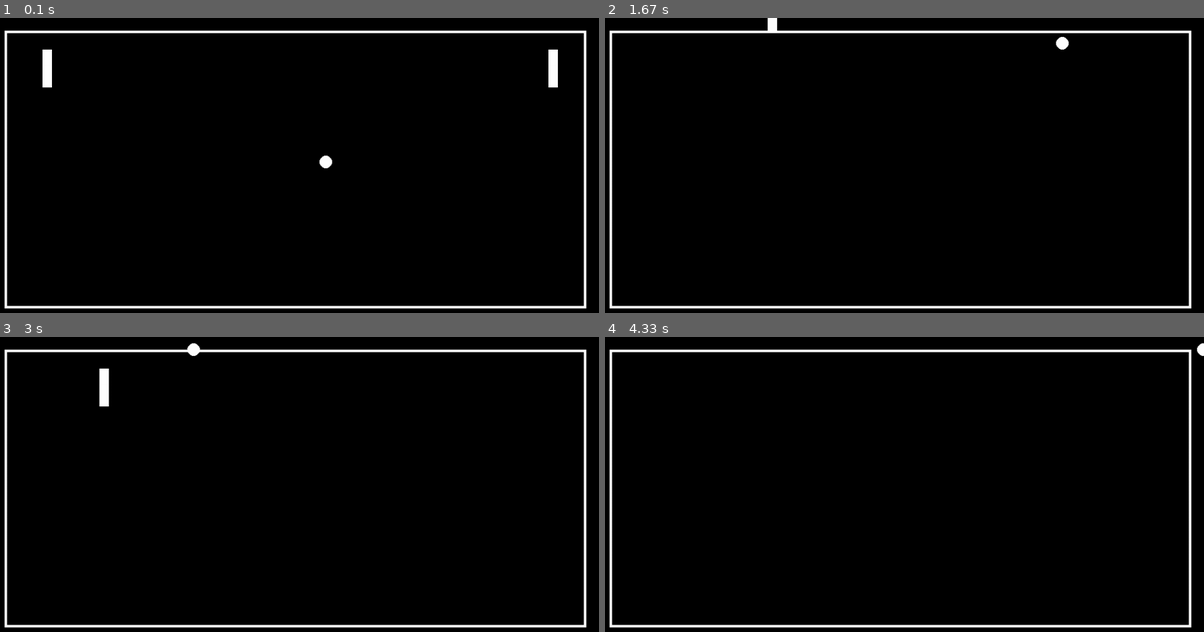
Above: before the commit, frames 1-4 (two rows, left to right).
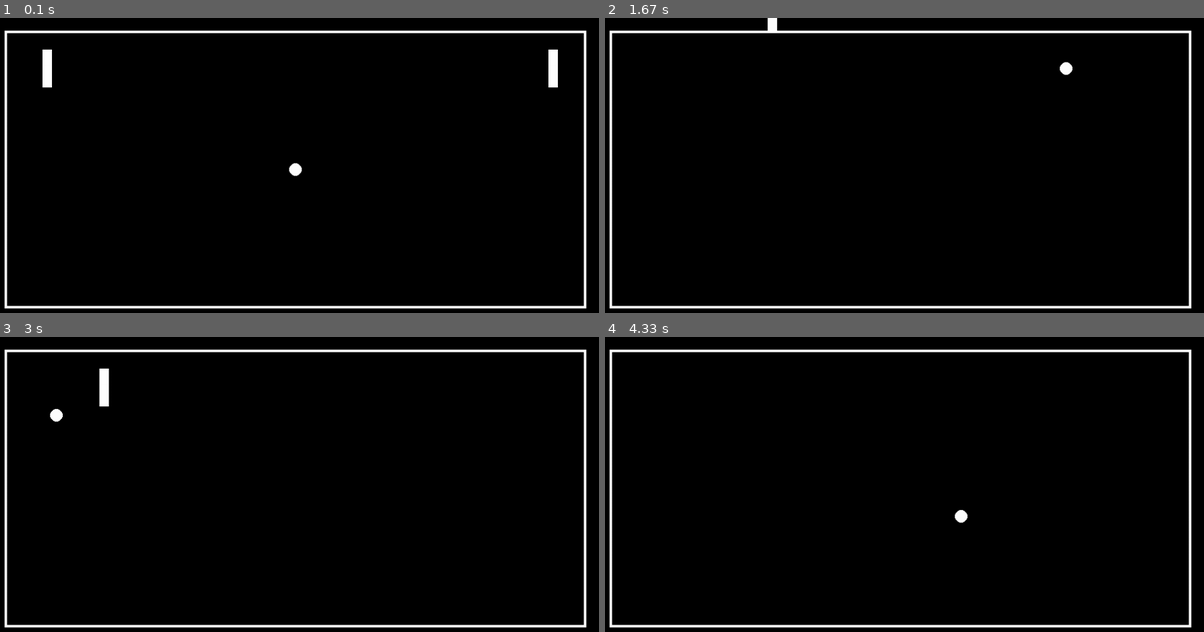
Above: after the commit, the same moments.

Repository: K-M-Shehan/pygame-brewery
Game: pygame game, started from pong.py
Two runs of this game, one before a commit and one after it. Both use one fixed random seed, a clock stepped at 60 frames per second and the inputs below.
Inputs:
- Up to frame 1 (0.1 s): no input
- Up to frame 2 (1.67 s): tap Space at 0.33, 0.73, 1.03, 1.23, 1.57 s; hold Right 0.67-1.13 s; hold D 0.67-1.13 s; hold Up 1.17-1.47 s; hold W 1.17-1.47 s; hold Right from 1.5 s (still down); hold D from 1.5 s (still down)
- Up to frame 3 (3 s): tap Space at 1.87, 2.07, 2.37, 2.63, 2.97 s; release Right at 1.97 s; release D at 1.97 s; hold Left 2-2.53 s; hold A 2-2.53 s; hold Down 2.57-2.87 s; hold S 2.57-2.87 s; hold Left from 2.9 s (still down); hold A from 2.9 s (still down)
- Up to frame 4 (4.33 s): tap Space at 3.27, 3.4, 3.8, 4.1 s; release Left at 3.3 s; release A at 3.3 s; hold Up 3.33-3.7 s; hold W 3.33-3.7 s; hold Right from 3.73 s (still down); hold D from 3.73 s (still down)

The runs differ from the first frame. In frame 1, 0.2% of the frame differs, in the area x 48-56%, y 46-54%; in frame 2, 0.2%; in frame 3, 0.1%; in frame 4, 0.1%.

Commit message:
added collision for the box
big victory today: removed the box and added 4 lines to form a box then added collision for each line and now the thing works!

Diff:
--- a/pong.py
+++ b/pong.py
@@ -12,14 +12,25 @@
 right_pong_pos = pygame.Vector2(880, 50)
 ball_pos = pygame.Vector2(480, 240)
 
+box_up_pos = pygame.Vector2(20, 20)
+box_down_pos = pygame.Vector2(20, 456)
+box_right_pos = pygame.Vector2(936, 20)
+
 ball_velocity = pygame.Vector2(8, -2)
 
-box_rect = pygame.Rect(20, 20, 920, 440)
+#box_rect = pygame.Rect(20, 20, 920, 440)
+
+box_up_rect = pygame.Rect(box_up_pos, (920, 4))
+box_down_rect = pygame.Rect(box_down_pos, (920, 4))
+box_left_rect = pygame.Rect(box_up_pos, (4, 440))
+box_right_rect = pygame.Rect(box_right_pos, (4, 440))
 
 left_pong_rect = pygame.Rect(left_pong_pos, (15, 60))
 right_pong_rect = pygame.Rect(right_pong_pos, (15, 60))
 
 ball_rect = pygame.Rect(ball_pos, (10, 10))
+
+start_flag= False;
 
 while True:
     for event in pygame.event.get():
@@ -45,19 +56,42 @@
         right_pong_pos.x -= 5
     if keys[pygame.K_RIGHT]:
         right_pong_pos.x += 5
+    if keys[pygame.K_SPACE]:
+        start_flag = True
 
     ## ball movement
-    ball_pos += ball_velocity
+    if start_flag == True:
+        ball_pos += ball_velocity
 
-    if ball_rect.top <= box_rect.top:
+    #if ball_rect.top <= box_rect.top:
+    #    ball_velocity.y *= -1
+    #    ball_rect.top = box_rect.top
+    #    ball_pos.y = ball_rect.top
+
+    #if ball_rect.bottom >= box_rect.bottom:
+    #    ball_velocity.y *= -1
+    #    ball_rect.bottom = box_rect.bottom
+    #    ball_pos.y = ball_rect.top
+
+    if ball_rect.colliderect(box_up_rect):
         ball_velocity.y *= -1
-        ball_rect.top = box_rect.top
+        ball_rect.top = box_up_rect.bottom
         ball_pos.y = ball_rect.top
 
-    if ball_rect.bottom >= box_rect.bottom:
+    if ball_rect.colliderect(box_down_rect):
         ball_velocity.y *= -1
-        ball_rect.bottom = box_rect.bottom
+        ball_rect.bottom = box_down_rect.top
         ball_pos.y = ball_rect.top
+
+    if ball_rect.colliderect(box_right_rect):
+        ball_velocity.x *= -1
+        ball_rect.right = box_right_rect.left
+        ball_pos.x = ball_rect.left
+
+    if ball_rect.colliderect(box_left_rect):
+        ball_velocity.x *= -1
+        ball_rect.left = box_left_rect.right
+        ball_pos.x = ball_rect.left
 
     if ball_rect.colliderect(left_pong_rect) and ball_velocity.x < 0:
         ball_velocity.x *= -1
@@ -76,7 +110,13 @@
 
     # render shit
     screen.fill('black')
-    pygame.draw.rect(screen, 'white', box_rect, 4) # the border box
+    #pygame.draw.rect(screen, 'white', box_rect, 4) # the border box
+
+    pygame.draw.rect(screen, 'white', box_up_rect)
+    pygame.draw.rect(screen, 'white', box_right_rect)
+    pygame.draw.rect(screen, 'white', box_down_rect)
+    pygame.draw.rect(screen, 'white', box_left_rect)
+
     pygame.draw.rect(screen, 'white', left_pong_rect)
     pygame.draw.rect(screen, 'white', right_pong_rect)
     pygame.draw.circle(screen, 'white', ball_pos, 10)
